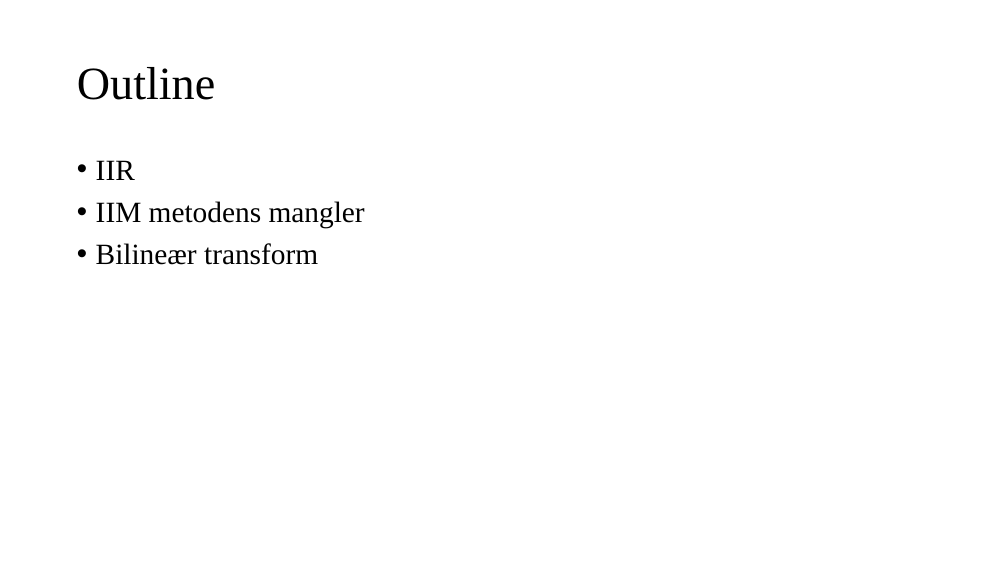
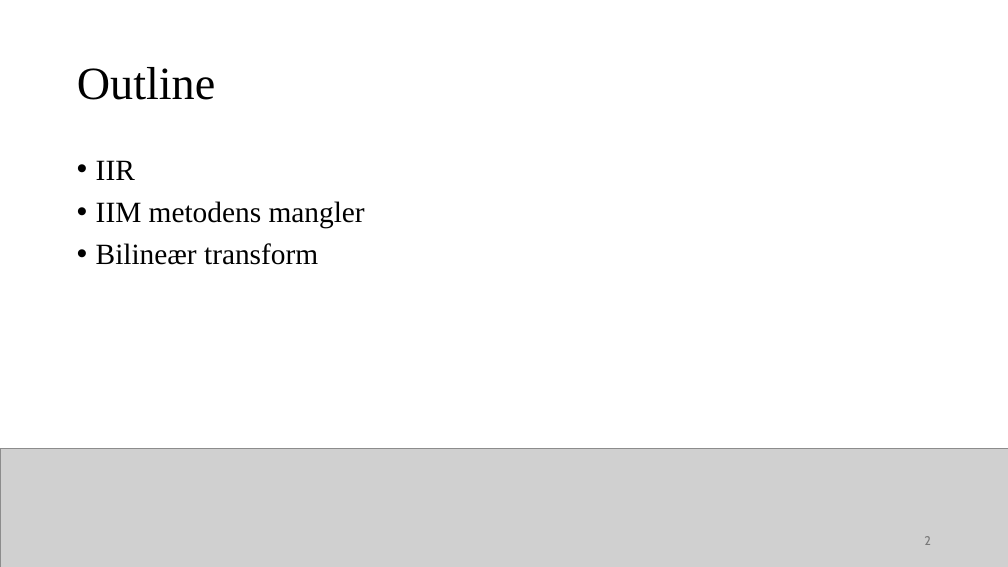
Before and after one commit to Mikkelnn/ESD5-Courses, a slide deck: slide 2 of DSP/Ditte-Powerpoints/dspExamQ2.pptx. Drawn at 1008x567 pixels with LibreOffice and Linux fonts; fonts in the diff are those of the drawing; grey boxes stand for pictures. Boxes give left, top, right and bottom in pixels: in the first picture for what was removed or moved away, otherwise in the second. Text is boxed around its words. In the diff, an @@ line names an element or a change of style, - is before the commit and + after.

```diff
--- a/DSP/Ditte-Powerpoints/dspExamQ2.pptx
+++ b/DSP/Ditte-Powerpoints/dspExamQ2.pptx
@@ picture added at bbox=[0, 448, 1008, 567] @@
@@ page number added at bbox=[924, 536, 931, 545], 12 pt, text #797979 @@
+2
```
Also in this commit, not shown: 9 other slides changed, 2 slides added, 2 slides removed, 10 other files.
